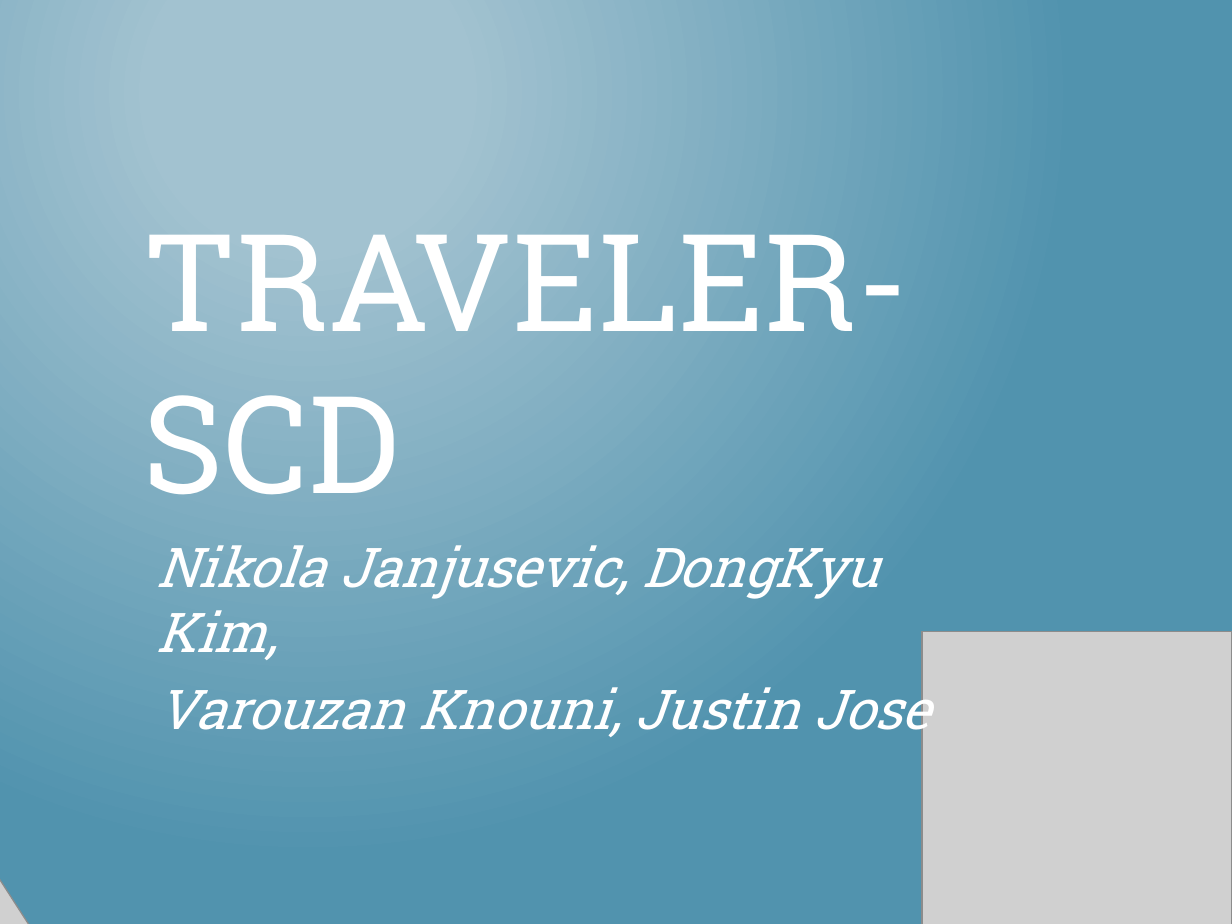
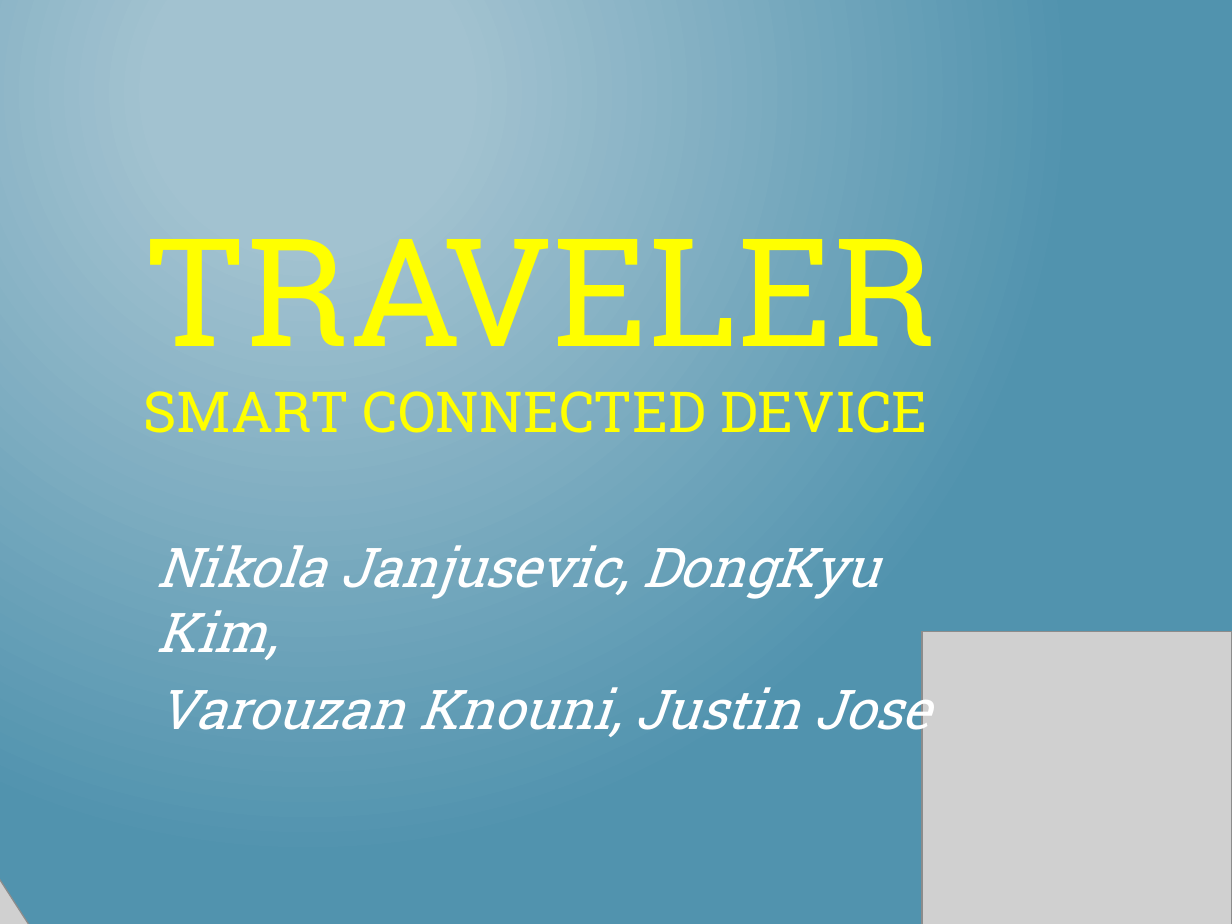
Before and after one commit to nikopj/Traveler-SCD, a slide deck: slide 1 of Traveler-SCD Midterm Presentation.pptx. Drawn at 1232x924 pixels with LibreOffice and Linux fonts; fonts in the diff are those of the drawing; grey boxes stand for pictures. Boxes give left, top, right and bottom in pixels: in the first picture for what was removed or moved away, otherwise in the second. Text is boxed around its words. In the diff, an @@ line names an element or a change of style, - is before the commit and + after.

```diff
--- a/Traveler-SCD Midterm Presentation.pptx
+++ b/Traveler-SCD Midterm Presentation.pptx
@@ title at (x1=144, y1=208, x2=936, y2=433): text changed; size 79.2 to 33 pt; text colour #FFFFFF to #FFFF00 @@
-TRAVELER-SCD
+TRAVELER
+SMART CONNECTED DEVICE
```
Also in this commit, not shown: 5 other slides changed.
